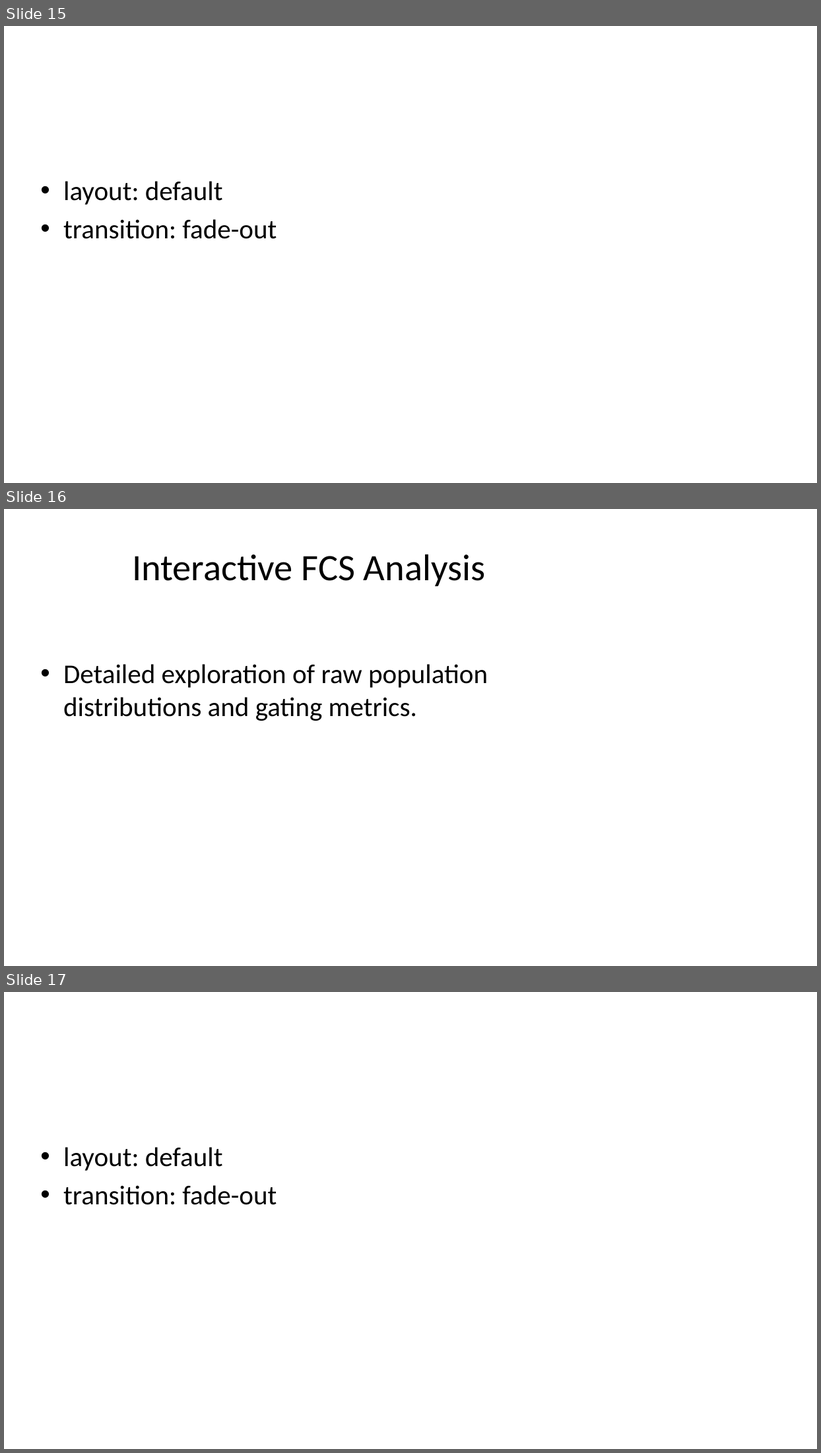
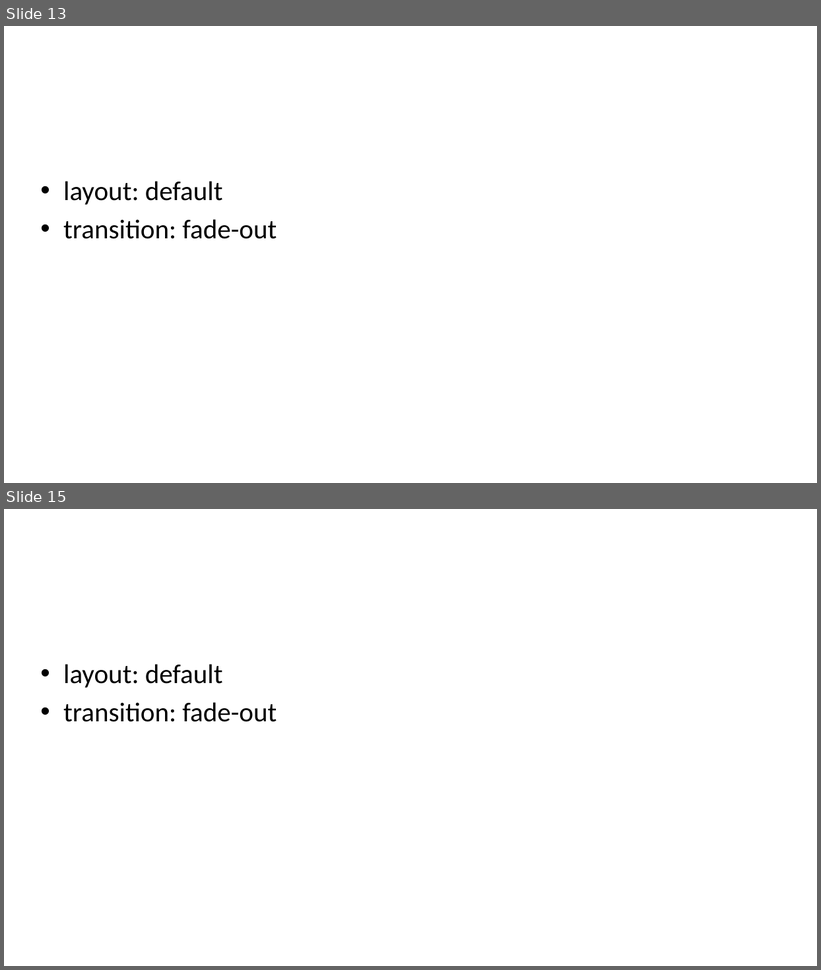
Before and after one commit to naryzach/PhD-Research, a slide deck: Demonstrations/Presentations/De_Novo_Binder_Generation/De_Novo_Binder_Skeleton.pptx. Shown one above the other, each under a label of ours: slides 15, 16 and 17 before the commit, slides 13 and 15 after it; the slides between them are not shown. The pictures are 821x1453 and 821x970 pixels, drawn with LibreOffice and Linux fonts; fonts in the diff are those of the drawing. Boxes give left, top, right and bottom in pixels: in the first picture for what was removed or moved away, otherwise in the second. Text is boxed around its words. In the diff, an @@ line names an element or a change of style, - is before the commit and + after.

```diff
--- a/Demonstrations/Presentations/De_Novo_Binder_Generation/De_Novo_Binder_Skeleton.pptx
+++ b/Demonstrations/Presentations/De_Novo_Binder_Generation/De_Novo_Binder_Skeleton.pptx
@@ slide 16 removed at [4, 509, 817, 966], background #FFFFFF @@
@@ title removed at [132, 554, 485, 586] @@
-Interactive FCS Analysis
@@ text removed at [63, 664, 488, 721] @@
-• Detailed exploration of raw population distributions and gating metrics.
@@ what was slide 15 is now slide 13 @@
@@ what was slide 17 is now slide 15 @@
```
Also in this commit, not shown: 6 slides changed, 46 slides added, 6 other slides removed, 3 other files.
